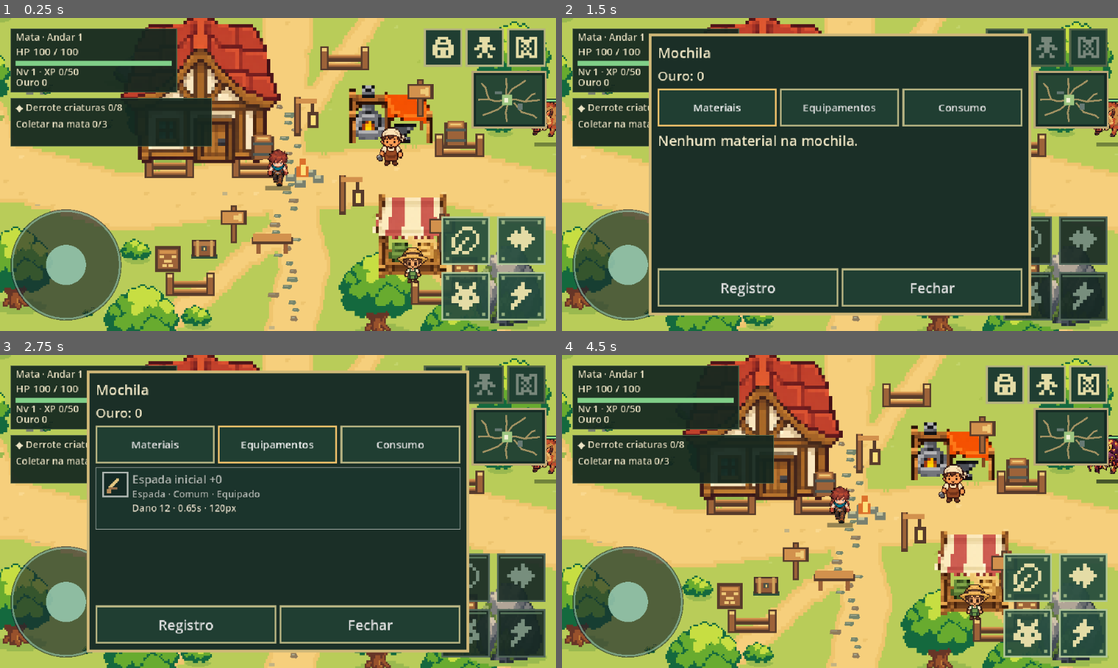
Above: before the commit, frames 1-4 (two rows, left to right).
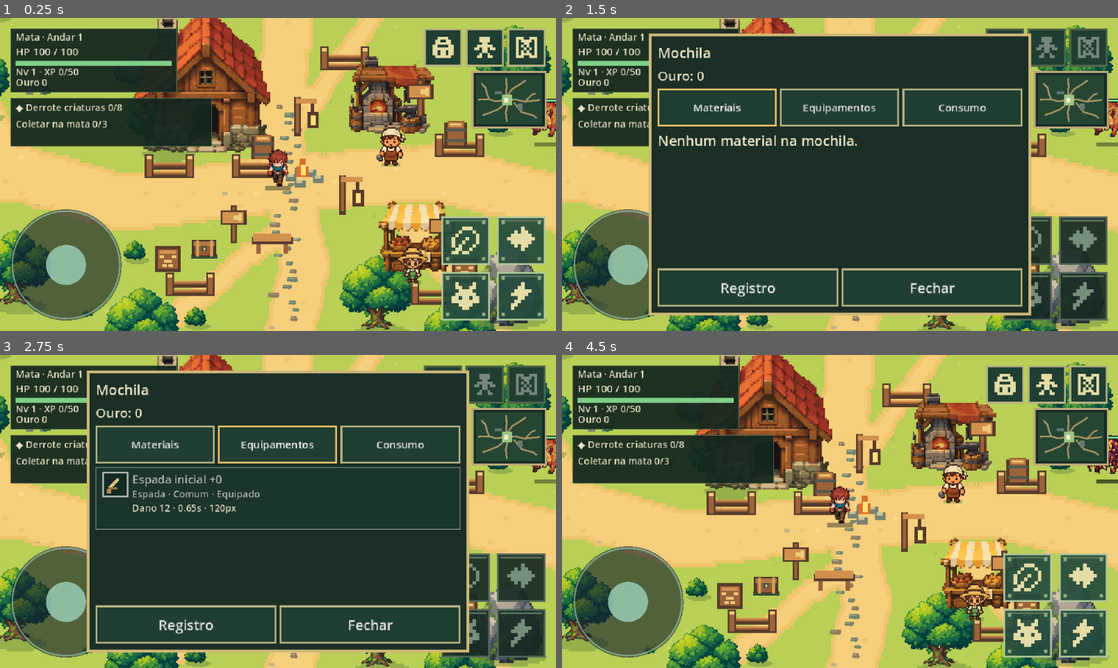
Above: after the commit, the same moments.

Repository: thiagohugo12-dotcom/arveon
Game: Godot game, scene res://scenes/main.tscn
The game is run twice, just before and just after one commit, with the same random seed, the same clock (stepped at 60 frames per second) and the same inputs.
Inputs (mouse positions are in pixels of both pictures, inside the frame that each line leads up to):
- Up to frame 1 (0.25 s): no input
- Up to frame 2 (1.5 s): click (1006, 46) at 0.52 s; click "Materiais" at 1.25 s
- Up to frame 3 (2.75 s): click "Equipamentos" at 2 s
- Up to frame 4 (4.5 s): click "Consumo" at 2.75 s; click "Registro" at 3.5 s; click "Fechar" at 4.25 s

The runs differ from the first frame. In frame 1, 17% of the frame differs, in the area x 0-100%, y 0-100%; in frame 2, 3.8%; in frame 3, 3.8%; in frame 4, 17%.

Commit message:
feat(art): unify forest hub visual language

Diff:
--- a/scripts/presentation/camp_npc_view.gd
+++ b/scripts/presentation/camp_npc_view.gd
@@ -15,6 +15,7 @@
 	texture_filter = CanvasItem.TEXTURE_FILTER_NEAREST
 
 func _draw() -> void:
+	draw_rect(Rect2(-11, 15, 22, 4), Color("#718f3f80"))
 	# V2 has a stable pose. Its duplicated frames preserve the existing atlas
 	# contract while avoiding movement that reads as the NPC sliding sideways.
 	if visual_v2:
--- a/scripts/presentation/floor_v2_view.gd
+++ b/scripts/presentation/floor_v2_view.gd
@@ -1,9 +1,9 @@
 class_name FloorV2View
 extends RefCounted
 
-const NATURE := preload("res://assets/art/mata_v2/nature_simple.png")
+const NATURE := preload("res://assets/art/mata_v2/nature.png")
 const PATHS := preload("res://assets/art/mata_v2/paths.png")
-const CAMP := preload("res://assets/art/mata_v2/camp_simple.png")
+const CAMP := preload("res://assets/art/mata_v2/camp.png")
 const PROPS := preload("res://assets/art/mata_v2/camp_props.png")
 const GREEN := Rect2(0,0,88,96)
 const ORANGE := Rect2(96,0,88,96)
@@ -40,16 +40,16 @@
 func shadow(at: Vector2, width: float, height: float) -> void:
 	for i in range(6):
 		var extent: float = width * [0.5,0.8,1.0,0.95,0.8,0.5][i]
-		layout.draw_rect(Rect2(at+Vector2(-extent*0.5,-height*0.5+i*height/6),Vector2(extent,height/6)),Color("#9ab94f"))
+		layout.draw_rect(Rect2(at+Vector2(-extent*0.5,-height*0.5+i*height/6),Vector2(extent,height/6)),Color("#718f3f80"))
 
 func paint() -> void:
 	if layout == null:
 		return
-	layout.draw_rect(Rect2(0,0,1200,900),Color("#b9cc59"))
+	layout.draw_rect(Rect2(0,0,1200,900),Color("#b9cf55"))
 	# Sparse tiny colour clusters; no dense repeated texture.
 	for i in range(190):
 		var at := Vector2(18+layout._hash(i,27)%1164,18+layout._hash(i,82)%864).snapped(Vector2(2,2))
-		var tone := Color("#c2d46b") if i%3 else Color("#aec44f")
+		var tone := Color("#c7d86a") if i%3 else Color("#abc64b")
 		layout.draw_rect(Rect2(at,Vector2(4,2)),tone)
 		if i%4 == 0:
 			layout.draw_rect(Rect2(at+Vector2(2,-2),Vector2(2,2)),tone)
--- a/scripts/presentation/tower_view.gd
+++ b/scripts/presentation/tower_view.gd
@@ -22,16 +22,16 @@
 
 func _draw_v2() -> void:
 	# Broad, quiet shapes keep the landmark readable at phone scale.
-	var outline := Color("#35473f")
-	var stone_dark := Color("#53665a")
-	var stone := Color("#75806a")
-	var stone_light := Color("#a7aa8b")
-	var moss := Color("#71834d")
+	var outline := Color("#4c4437")
+	var stone_dark := Color("#6e6b57")
+	var stone := Color("#969077")
+	var stone_light := Color("#c9bf96")
+	var moss := Color("#758e43")
 	var portal := Color("#3fc59f") if unlocked else Color("#253f39")
 	var portal_light := Color("#a7ecc2") if unlocked else Color("#415b50")
 
 	# One soft footprint and three generous steps anchor the structure to the path.
-	draw_rect(Rect2(-46,2,92,12),Color("#94ad50"))
+	draw_rect(Rect2(-46,2,92,12),Color("#78984380"))
 	draw_rect(Rect2(-38,-5,76,8),outline)
 	draw_rect(Rect2(-34,-9,68,7),stone_dark)
 	draw_rect(Rect2(-28,-13,56,6),stone)
@@ -75,37 +75,6 @@
 		draw_rect(Rect2(-5,8,10,4),portal_light)
 		draw_rect(Rect2(-2,5,4,3),portal_light)
 
-	# Static geometry in the existing forest palette. No textures, particles,
-	# per-frame animation or new gameplay effects.
-	draw_rect(Rect2(-40, -5, 80, 18), Color("#819255"))
-	draw_rect(Rect2(-38, -78, 76, 65), Color("#4b6254"))
-	draw_rect(Rect2(-32, -74, 64, 59), Color("#939b83"))
-	draw_rect(Rect2(-32,-74,64,7),Color("#bfc0a3"))
-	for y in [-56,-28]:
-		draw_rect(Rect2(-30,y,60,2),Color("#7e8971"))
-	for x in [-34, -12, 10, 26]:
-		draw_rect(Rect2(x, -87, 12, 13), Color("#b1b79a"))
-	draw_rect(Rect2(-16, -49, 32, 42), Color("#26382e"))
-	draw_rect(Rect2(-20, -53, 40, 5), Color("#ab9d6d"))
-	for x in [-20, 16]:
-		draw_rect(Rect2(x, -49, 4, 43), Color("#928960"))
-	draw_rect(Rect2(-12, -45, 24, 38), Color("#3f9d83") if unlocked else Color("#243e34"))
-	if unlocked:
-		draw_rect(Rect2(-9,-12,18,5),Color("#78d5a8"))
-	var rune := Color("#a1e3b2") if unlocked else Color("#8a9274")
-	draw_rect(Rect2(-3, -66, 6, 9), rune)
-	draw_rect(Rect2(-8, -63, 16, 3), rune)
-	if not unlocked:
-		draw_rect(Rect2(-14, -32, 28, 3), Color("#837650"))
-		draw_rect(Rect2(-4, -36, 8, 10), Color("#ab9d6d"))
-	for step in range(3):
-		draw_rect(Rect2(-22 - step * 3, -6 + step * 4, 44 + step * 6, 4), Color("#918b63") if step % 2 == 0 else Color("#69745a"))
-	# Roots join the entrance to the Mata without covering the main trail.
-	for side in [-1, 1]:
-		draw_rect(Rect2(27 * side - 3, -32, 6, 32), Color("#715536"))
-		draw_rect(Rect2(32 * side - 6, -4, 12, 5), Color("#9a784a"))
 	var font := ThemeDB.fallback_font
 	var title := "Torre de Ascensão"
 	draw_string(font, Vector2(-font.get_string_size(title, HORIZONTAL_ALIGNMENT_LEFT, -1, 12).x * 0.5, -96), title, HORIZONTAL_ALIGNMENT_LEFT, -1, 12, Color("#344d3d"))
-	if nearby:
-		draw_rect(Rect2(-3, 16, 6, 6), rune)
